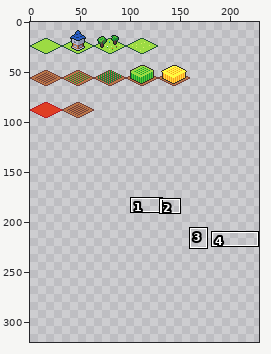
Pixel-art file -- Assets/BG/TestBG-Isometrix.aseprite. The first picture is a wide view before the edit; the outline marks the close-up.
Close-up. The starting point:
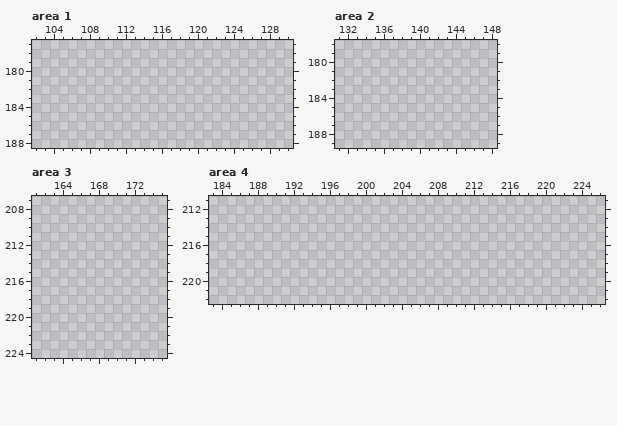
320x320 pixels, 1 frame. Shown: area 1: x 102..130, y 177..188; area 2: x 131..148, y 178..189; area 3: x 161..175, y 207..224; area 4: x 183..226, y 211..222. The wide view leaves out empty margins. The commit also changed other parts of the picture, which this record leaves out.
After the commit:
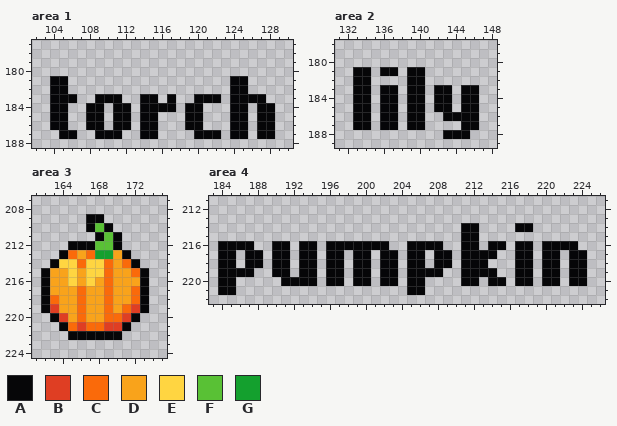
Palette (. is transparent): A #060608  B #df3e23  C #fa6a0a  D #f9a31b  E #ffd541  F #59c135  G #14a02e
From old to new:
--- area 1, layer "Layer 1"
@@ x 102..130 @@
 180 .............................
-181 .............................
-182 .............................
-183 .............................
-184 .............................
-185 .............................
-186 .............................
-187 .............................
+181 ..AA..................AA.....
+182 ..AA..................AA.....
+183 ..AAA..AAA..AA.A..AAA.AAAA...
+184 ..AA..AA.AA.AAAA.AA...AA.AA..
+185 ..AA..AA.AA.AA...AA...AA.AA..
+186 ..AA..AA.AA.AA...AA...AA.AA..
+187 ...AA..AAA..AA....AAA.AA.AA..
 188 .............................
--- area 2, layer "Layer 1"
@@ x 131..148 @@
 180 ..................
-181 ..................
-182 ..................
-183 ..................
-184 ..................
-185 ..................
-186 ..................
-187 ..................
-188 ..................
+181 ..AA.AA.AA........
+182 ..AA....AA........
+183 ..AA.AA.AA.AA.AA..
+184 ..AA.AA.AA.AA.AA..
+185 ..AA.AA.AA.AA.AA..
+186 ..AA.AA.AA..AAAA..
+187 ..AA.AA.AA....AA..
+188 ............AAA...
 189 ..................
--- area 3, layer "Layer 1"
@@ x 161..175 @@
 208 ...............
-209 ...............
-210 ...............
-211 ...............
-212 ...............
-213 ...............
-214 ...............
-215 ...............
-216 ...............
-217 ...............
-218 ...............
-219 ...............
-220 ...............
-221 ...............
-222 ...............
+209 ......AA.......
+210 ......AFA......
+211 .......AFA.....
+212 ....AAAFFA.....
+213 ...ACDCGGDA....
+214 ..AEECEECDCA...
+215 .ADDEDEECDDCA..
+216 .ADDEDEDCDDDA..
+217 .ADDDCDDCDDCA..
+218 .ACDDCDDCDDCA..
+219 .ABDDCDDCDCBA..
+220 ..ABDCDDCCBA...
+221 ...ACBCCBBA....
+222 ....AAAAAA.....
 223 ...............
--- area 4, layer "Layer 1"
@@ x 183..226 @@
 213 ............................................
-214 ............................................
-215 ............................................
-216 ............................................
-217 ............................................
-218 ............................................
-219 ............................................
-220 ............................................
-221 ............................................
+214 ............................AA....AA........
+215 ............................AA..............
+216 .AAAA..AA.AA.AAAAAAA..AAAA..AA.AA.AA.AAAA...
+217 .AA.AA.AA.AA.AA.AA.AA.AA.AA.AAAA..AA.AA.AA..
+218 .AA.AA.AA.AA.AA.AA.AA.AA.AA.AAA...AA.AA.AA..
+219 .AAAA..AA.AA.AA.AA.AA.AAAA..AAAA..AA.AA.AA..
+220 .AA.....AAAA.AA.AA.AA.AA....AA.AA.AA.AA.AA..
+221 .AA...................AA....................
 222 ............................................
Boxes around the changes in both close-ups, in picture pixels (x1, y1, x2, y2):
added: (50, 76, 275, 139)
added: (353, 67, 479, 139)
added: (41, 214, 149, 340)
added: (218, 223, 587, 295)
